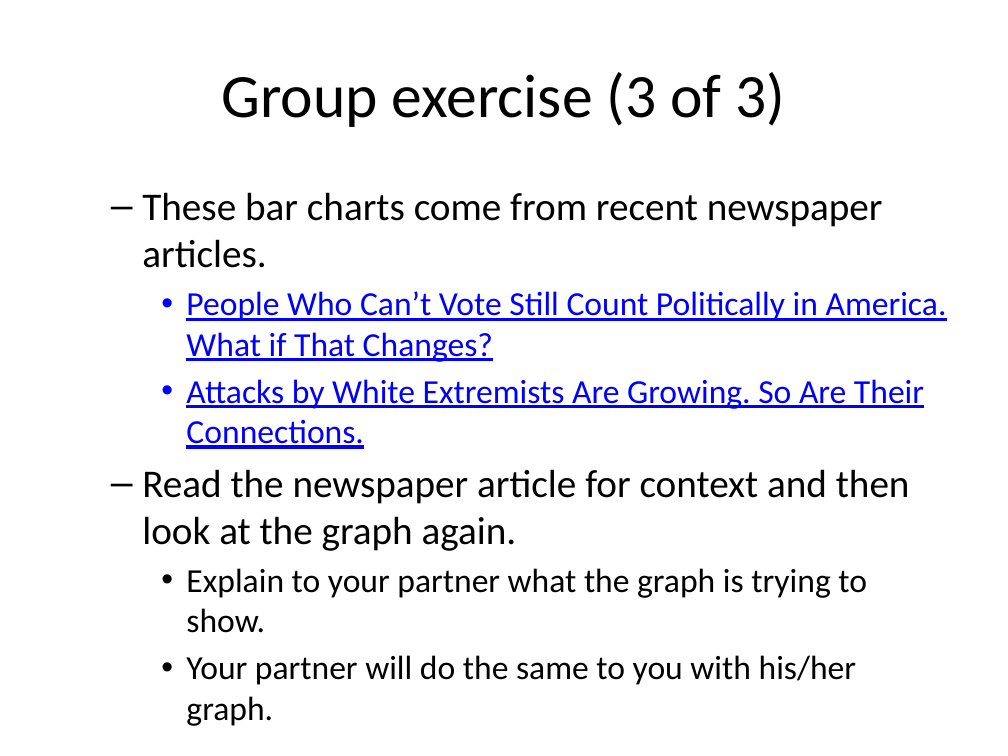
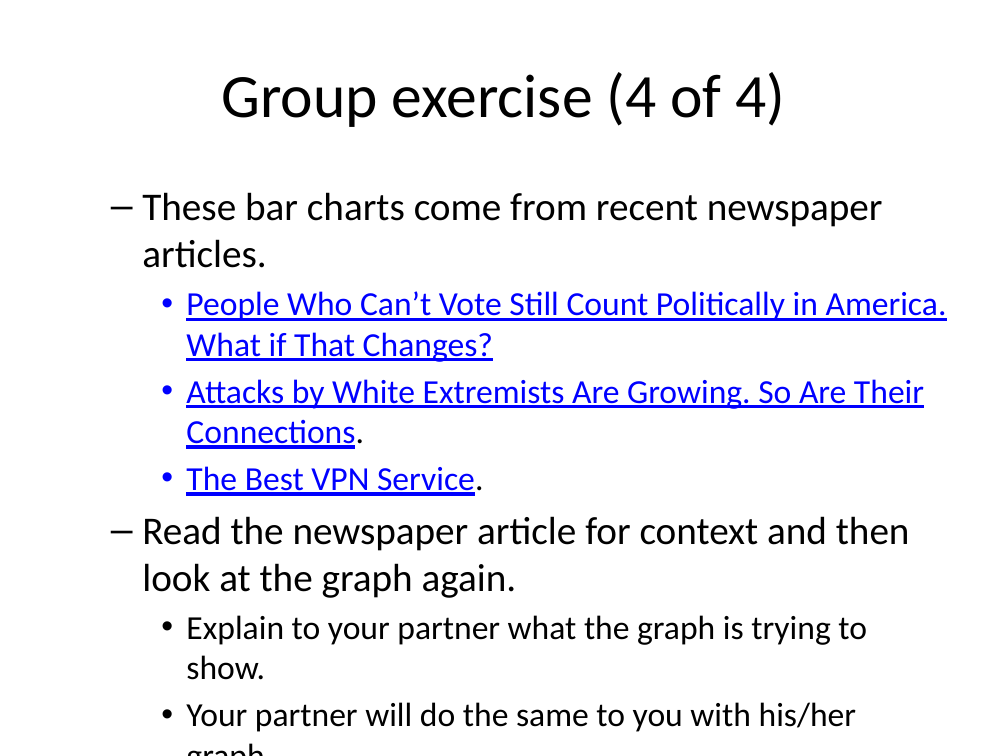
Before and after one commit to pmean/data-visualization, a slide deck: slide 5 of data-viz-02/src/exercise-group.pptx (slide 4 before the commit). Drawn at 1008x756 pixels with LibreOffice and Linux fonts; fonts in the diff are those of the drawing. Boxes give left, top, right and bottom in pixels: in the first picture for what was removed or moved away, otherwise in the second. Text is boxed around its words. In the diff, an @@ line names an element or a change of style, - is before the commit and + after.

Commit message:
Added third group exercise to data-viz-02

```diff
--- a/data-viz-02/src/exercise-group.pptx
+++ b/data-viz-02/src/exercise-group.pptx
@@ title at [222,72,786,127]: text changed @@
-Group exercise (3 of 3)
+Group exercise (4 of 4)
@@ text at [186,379,924,449]: text colour #0000FF to #000000, underline off in "Connections." @@
@@ text at [186,466,484,496]: paragraph added @@
+    • The Best VPN Service.
```
Also in this commit, not shown: 2 other slides changed, 1 slide added, 3 other files.
